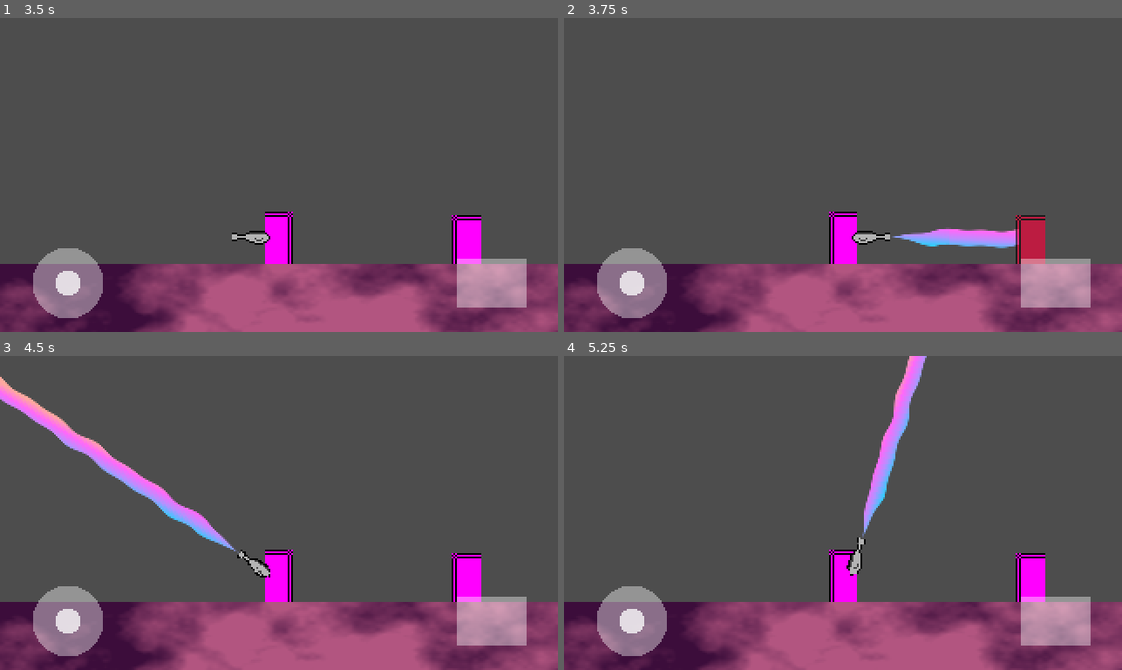
Above: before the commit, frames 1-4 (two rows, left to right).
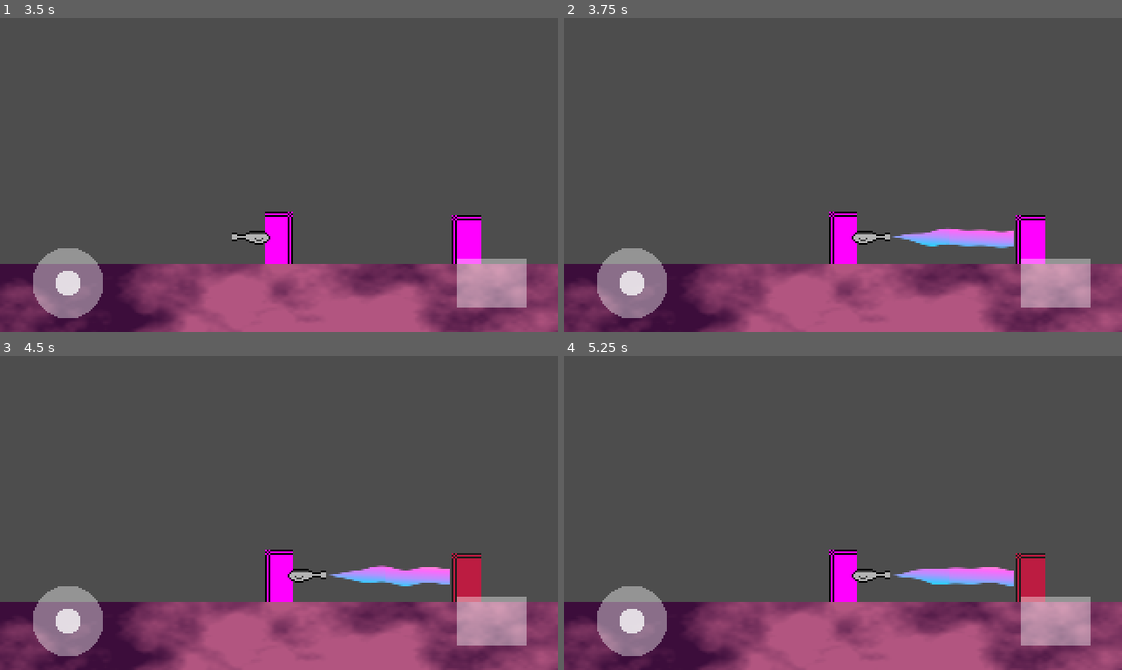
Above: after the commit, the same moments.

Repository: otherotherjosh/RhythmShooter
Game: Godot game, scene res://run n gun/run_n_gun.tscn
Same seed, same stepped clock (60 frames per second), same inputs: the game is played once before the commit and once after it.
Inputs (mouse positions are in pixels of both pictures, inside the frame that each line leads up to):
- Up to frame 1 (3.5 s): tap Enter at 0.5 s; drag from (66, 281) to (334, 105) at 0.52 s; drag from (491, 281) to (251, 237) at 1.27 s; move the mouse to (334, 105) at 2.02 s; click (334, 105) at 2.17 s; tap Space at 2.75 s; drag from (251, 237) to (111, 127) at 2.77 s
- Up to frame 2 (3.75 s): move the mouse to (1010, 222) at 3.52 s; click (1010, 222) at 3.67 s
- Up to frame 3 (4.5 s): tap Enter at 4.25 s; drag from (111, 465) to (195, 434) at 4.27 s
- Up to frame 4 (5.25 s): move the mouse to (870, 513) at 5.02 s; click (870, 513) at 5.17 s

Frame 1 is identical in both runs. In frame 2, 0.8% of the frame differs, in the area x 80-87%, y 62-79%; in frame 3, 4.8%, in the area x 0-87%, y 6-79%; in frame 4, 3.7%.

Commit message:
feat: set length of beam per frame

Diff:
--- a/run n gun/gun_laser_beam.gd
+++ b/run n gun/gun_laser_beam.gd
@@ -25,9 +25,13 @@
 	visible = false
 
 
+func _process(delta: float) -> void:
+	if state == State.FIRING:
+		check_ray_cast_collision()
+
+
 ## Animates beam and reports colliding enemy to Combat Manager
 func start_shooting() -> void:
-	check_ray_cast_collision()
 	state = State.FIRING
 	visible = true
 	play_shoot_animation()
@@ -37,30 +41,6 @@
 func stop_shooting() -> void:
 	state = State.IDLE
 	visible = false
-
-
-## Checks for any collider intersecting the beam. Aims at any collision, otherwise reports to
-## Combat Manager that there is no enemy in shot
-func check_ray_cast_collision() -> void:
-	ray_cast_2d.force_raycast_update()
-	if ray_cast_2d.is_colliding():
-		var collider := ray_cast_2d.get_collider()
-		aim_at_ray_cast_collision(collider)
-	else:
-		combat_manager.enemy_aimed_at = null
-		shader.set_shader_parameter("length", 1)
-
-
-## Checks if beam is hitting an enemy and sets the beam length to not overshoot collision
-func aim_at_ray_cast_collision(collider: Object) -> void:
-	if collider is Enemy:
-		combat_manager.enemy_aimed_at = collider
-	else:
-		combat_manager.enemy_aimed_at = null
-	var hit := ray_cast_2d.get_collision_point()
-	var distance := global_position.distance_to(hit)
-	var distance_frac := distance / texture.get_width() as float
-	shader.set_shader_parameter("length", distance_frac)
 
 
 ## Iterates over animation frames, but will be interrupted if shooting stops
@@ -73,6 +53,35 @@
 		await frame_timer.timeout
 
 
+## Checks for any collider intersecting the beam. Aims at any collision, otherwise reports to
+## Combat Manager that there is no enemy in shot
+func check_ray_cast_collision() -> void:
+	ray_cast_2d.force_raycast_update()
+	if ray_cast_2d.is_colliding():
+		var collider := ray_cast_2d.get_collider()
+		aim_at_ray_cast_collision(collider)
+		beam_length_to_collision()
+	else:
+		combat_manager.enemy_aimed_at = null
+		shader.set_shader_parameter("length", 1)
+
+
+## Checks if collider beam is hitting belongs to an enemy
+func aim_at_ray_cast_collision(collider: Object) -> void:
+	if collider is Enemy:
+		combat_manager.enemy_aimed_at = collider
+	else:
+		combat_manager.enemy_aimed_at = null
+
+
+## Sets the beam length to not overshoot collision
+func beam_length_to_collision() -> void:
+	var hit := ray_cast_2d.get_collision_point()
+	var distance := global_position.distance_to(hit)
+	var distance_frac := distance / texture.get_width() as float
+	shader.set_shader_parameter("length", distance_frac)
+
+
 ## Takes the parameter values defined in an animation frame and sets them on the shader
 func apply_shader_params(frame: GunLaserBeamAnimationFrame) -> void:
 	shader.set_shader_parameter("width", frame.width)
--- a/run n gun/run_n_gun.tscn
+++ b/run n gun/run_n_gun.tscn
@@ -221,6 +221,58 @@
 [node name="CollisionShape2D" type="CollisionShape2D" parent="Enemy"]
 shape = SubResource("CapsuleShape2D_o1ksd")
 
+[node name="Enemy2" type="CharacterBody2D" parent="."]
+position = Vector2(224, 127)
+script = ExtResource("7_jsxa7")
+health = 3
+modulate_hurt = Color(1, 0.294167, 0.23, 0.627451)
+modulate_dying = Color(0, 0, 0, 1)
+
+[node name="Sprite2D" type="Sprite2D" parent="Enemy2"]
+texture = SubResource("PlaceholderTexture2D_o1ksd")
+
+[node name="CollisionShape2D" type="CollisionShape2D" parent="Enemy2"]
+shape = SubResource("CapsuleShape2D_o1ksd")
+
+[node name="Enemy3" type="CharacterBody2D" parent="."]
+position = Vector2(325, 127)
+script = ExtResource("7_jsxa7")
+health = 3
+modulate_hurt = Color(1, 0.294167, 0.23, 0.627451)
+modulate_dying = Color(0, 0, 0, 1)
+
+[node name="Sprite2D" type="Sprite2D" parent="Enemy3"]
+texture = SubResource("PlaceholderTexture2D_o1ksd")
+
+[node name="CollisionShape2D" type="CollisionShape2D" parent="Enemy3"]
+shape = SubResource("CapsuleShape2D_o1ksd")
+
+[node name="Enemy4" type="CharacterBody2D" parent="."]
+position = Vector2(431, 127)
+script = ExtResource("7_jsxa7")
+health = 3
+modulate_hurt = Color(1, 0.294167, 0.23, 0.627451)
+modulate_dying = Color(0, 0, 0, 1)
+
+[node name="Sprite2D" type="Sprite2D" parent="Enemy4"]
+texture = SubResource("PlaceholderTexture2D_o1ksd")
+
+[node name="CollisionShape2D" type="CollisionShape2D" parent="Enemy4"]
+shape = SubResource("CapsuleShape2D_o1ksd")
+
+[node name="Enemy5" type="CharacterBody2D" parent="."]
+position = Vector2(529, 127)
+script = ExtResource("7_jsxa7")
+health = 3
+modulate_hurt = Color(1, 0.294167, 0.23, 0.627451)
+modulate_dying = Color(0, 0, 0, 1)
+
+[node name="Sprite2D" type="Sprite2D" parent="Enemy5"]
+texture = SubResource("PlaceholderTexture2D_o1ksd")
+
+[node name="CollisionShape2D" type="CollisionShape2D" parent="Enemy5"]
+shape = SubResource("CapsuleShape2D_o1ksd")
+
 [node name="Ground" type="Node2D" parent="."]
 
 [node name="Parallax2D" type="Parallax2D" parent="Ground"]
